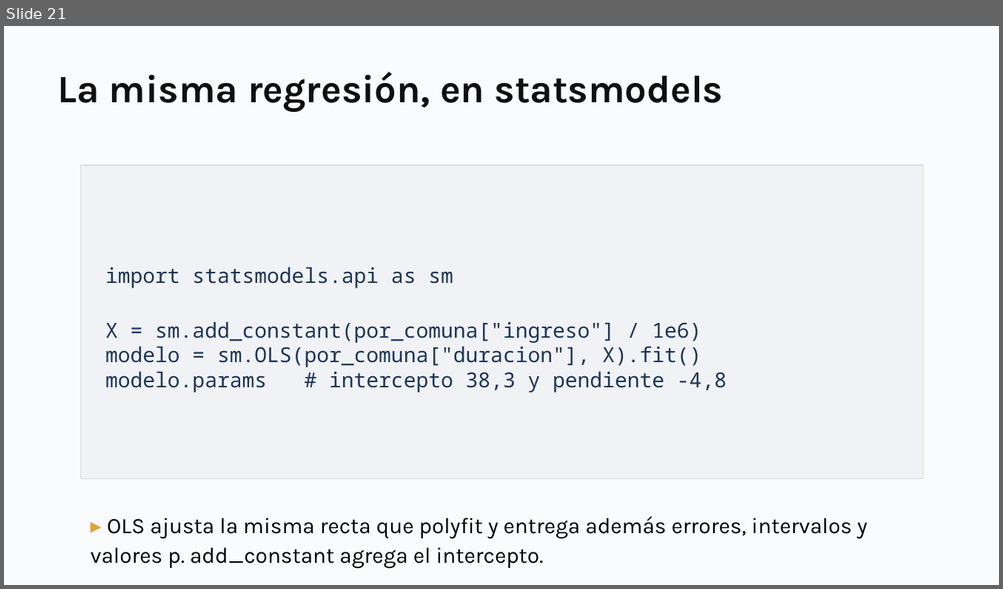
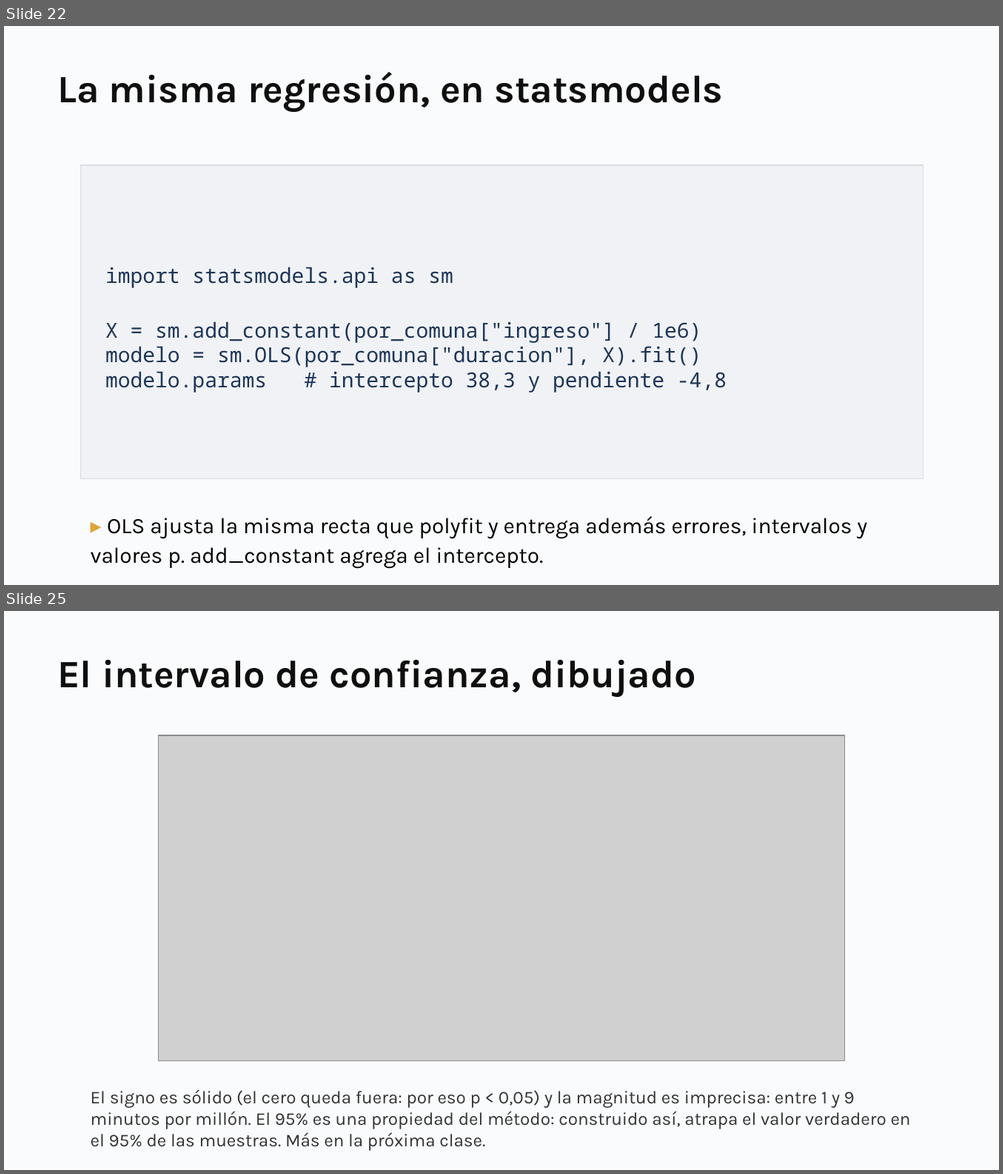
Before and after one commit to daniopitz/cienciadatos, a slide deck: presentaciones/clase04_regresion.pptx. Shown one above the other, each under a label of ours: slide 21 before the commit, slides 22 and 25 after it; the slides between them are not shown. The pictures are 1003x589 and 1003x1174 pixels, drawn with LibreOffice and Linux fonts; fonts in the diff are those of the drawing; grey boxes stand for pictures. Boxes give left, top, right and bottom in pixels: in the first picture for what was removed or moved away, otherwise in the second. Text is boxed around its words. In the diff, an @@ line names an element or a change of style, - is before the commit and + after.

```diff
--- a/presentaciones/clase04_regresion.pptx
+++ b/presentaciones/clase04_regresion.pptx
@@ slide 25 added at (x1=4, y1=611, x2=999, y2=1170), background #FFFFFF @@
@@ rectangle added at (x1=4, y1=611, x2=999, y2=1170), fill #FAFBFC @@
@@ text added at (x1=57, y1=659, x2=696, y2=696), 28 pt, text #0F0F0F, bold @@
+El intervalo de confianza, dibujado
@@ picture added at (x1=158, y1=735, x2=845, y2=1060) @@
@@ text added at (x1=91, y1=1089, x2=910, y2=1150), 13 pt, text #333333 @@
+El signo es sólido (el cero queda fuera: por eso p < 0,05) y la magnitud es imprecisa: entre 1 y 9 minutos por millón. El 95% es una propiedad del método: construido así, atrapa el valor verdadero en el 95% de las muestras. Más en la próxima clase.
@@ what was slide 21 is now slide 22 @@
```
Also in this commit, not shown: 1 slide changed, 1 other slide added, 1 other file.
